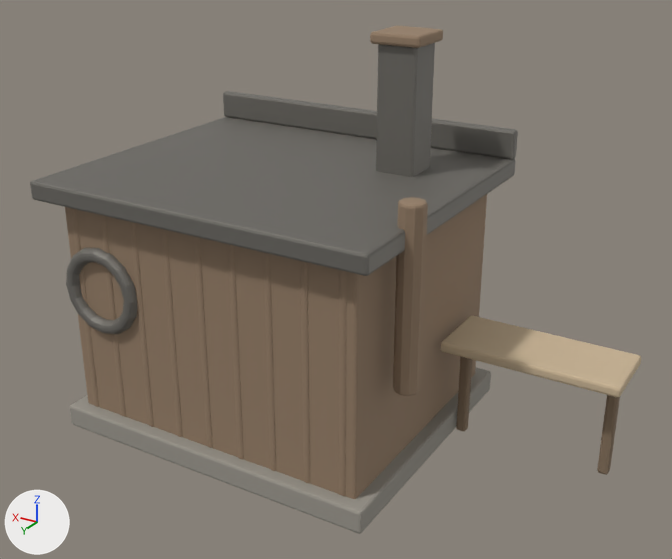
An edit to the glTF model assets/models/workshop.glb, drawn before and after from the same camera.
Before and after are seen from a 50 mm lens placed at (-3.69, 5.4, 3.92), pointed at (-0.54, 0.14, 1.29). Lighting does not change. The marker at lower left points along +X, +Y and +Z. The first picture is the older version. Vertices at exactly the same position are counted once.

Names of what the first picture shows: 'base'.
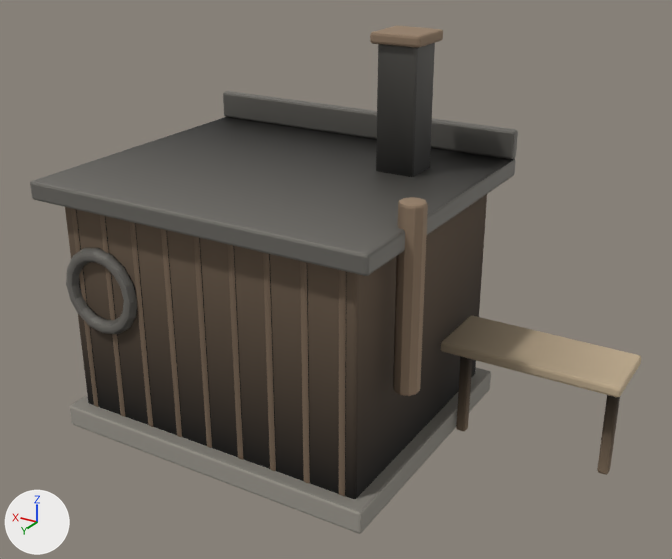
Where the change shows, as pixel boxes (x1, y1, x2, y2) in the pictures (672 x 559 px):
'base', recoloured (darker)
    both: (64, 41, 627, 515)

The change, as a list of edits to the scene's bpy script:
```text
Change mat_stone:
    where n0 = _N.new('ShaderNodeBsdfPrincipled'); n0.name = 'Principled BSDF'
    remove n0.inputs[0].default_value = (0.33, 0.31, 0.27, 1.0)  # 'Base Color', grey #9b978e
    add n2 = _N.new('ShaderNodeMix'); n2.name = 'Mix'
    add n2.data_type = 'RGBA'
    add n2.blend_type = 'MULTIPLY'
    add n2.inputs[0].default_value = 1.0  # 'Factor'
    add n2.inputs[7].default_value = (0.33, 0.31, 0.27, 1.0)  # 'B', grey #9b978e
    add n3 = _N.new('ShaderNodeVertexColor'); n3.name = 'Color Attribute'
    add _L.new(n2.outputs[2], n0.inputs[0])  # 'Result' to 'Base Color'
    add _L.new(n3.outputs[0], n2.inputs[6])  # 'Color' to 'A'
Change mat_metal_rust:
    where n0 = _N.new('ShaderNodeBsdfPrincipled'); n0.name = 'Principled BSDF'
    remove n0.inputs[0].default_value = (0.34, 0.24, 0.16, 1.0)  # 'Base Color', brown #9e866f
    add n2 = _N.new('ShaderNodeMix'); n2.name = 'Mix'
    add n2.data_type = 'RGBA'
    add n2.blend_type = 'MULTIPLY'
    add n2.inputs[0].default_value = 1.0  # 'Factor'
    add n2.inputs[7].default_value = (0.34, 0.24, 0.16, 1.0)  # 'B', brown #9e866f
    add n3 = _N.new('ShaderNodeVertexColor'); n3.name = 'Color Attribute'
    add _L.new(n2.outputs[2], n0.inputs[0])  # 'Result' to 'Base Color'
    add _L.new(n3.outputs[0], n2.inputs[6])  # 'Color' to 'A'
Change mat_metal_dark:
    where n0 = _N.new('ShaderNodeBsdfPrincipled'); n0.name = 'Principled BSDF'
    remove n0.inputs[0].default_value = (0.2, 0.19, 0.17, 1.0)  # 'Base Color', grey #7c7973
    add n2 = _N.new('ShaderNodeMix'); n2.name = 'Mix'
    add n2.data_type = 'RGBA'
    add n2.blend_type = 'MULTIPLY'
    add n2.inputs[0].default_value = 1.0  # 'Factor'
    add n2.inputs[7].default_value = (0.2, 0.19, 0.17, 1.0)  # 'B', grey #7c7973
    add n3 = _N.new('ShaderNodeVertexColor'); n3.name = 'Color Attribute'
    add _L.new(n2.outputs[2], n0.inputs[0])  # 'Result' to 'Base Color'
    add _L.new(n3.outputs[0], n2.inputs[6])  # 'Color' to 'A'
Change mat_wood_dark:
    where n0 = _N.new('ShaderNodeBsdfPrincipled'); n0.name = 'Principled BSDF'
    remove n0.inputs[0].default_value = (0.24, 0.17, 0.11, 1.0)  # 'Base Color', brown #86735d
    add n2 = _N.new('ShaderNodeMix'); n2.name = 'Mix'
    add n2.data_type = 'RGBA'
    add n2.blend_type = 'MULTIPLY'
    add n2.inputs[0].default_value = 1.0  # 'Factor'
    add n2.inputs[7].default_value = (0.24, 0.17, 0.11, 1.0)  # 'B', brown #86735d
    add n3 = _N.new('ShaderNodeVertexColor'); n3.name = 'Color Attribute'
    add _L.new(n2.outputs[2], n0.inputs[0])  # 'Result' to 'Base Color'
    add _L.new(n3.outputs[0], n2.inputs[6])  # 'Color' to 'A'
Change mat_wood_light:
    where n0 = _N.new('ShaderNodeBsdfPrincipled'); n0.name = 'Principled BSDF'
    remove n0.inputs[0].default_value = (0.6, 0.47, 0.31, 1.0)  # 'Base Color', beige #cbb697
    add n2 = _N.new('ShaderNodeMix'); n2.name = 'Mix'
    add n2.data_type = 'RGBA'
    add n2.blend_type = 'MULTIPLY'
    add n2.inputs[0].default_value = 1.0  # 'Factor'
    add n2.inputs[7].default_value = (0.6, 0.47, 0.31, 1.0)  # 'B', beige #cbb697
    add n3 = _N.new('ShaderNodeVertexColor'); n3.name = 'Color Attribute'
    add _L.new(n2.outputs[2], n0.inputs[0])  # 'Result' to 'Base Color'
    add _L.new(n3.outputs[0], n2.inputs[6])  # 'Color' to 'A'
Change me_cube:
    where me_cube.from_pydata(...)  # 1510 vertices, 2936 faces; spans x -2.55..1.35, y -1.15..1.15, z -0.09..2.88
    used by ob_base; location = (0.0, 0.0, 0.09)
    me_cube part 1: vertex colours changed
```
